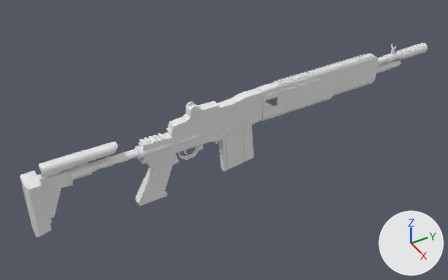
The Blender file Assets/Models/Mk14/Mk14.blend, before and after one commit.
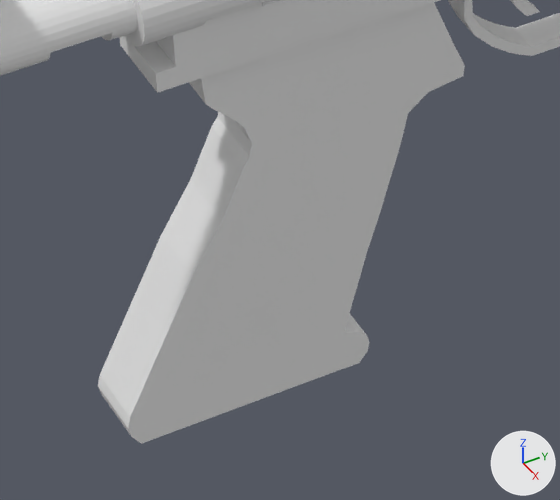
There are two pictures of each version: one whole from a 50 mm lens placed at (9.68, -6.17, 7.25), pointed at (0.09, -0.61, -0.46), one close up on the part from 28% to 42% of the width and 55% to 76% of the height. Lighting does not change. The marker at lower right points along +X, +Y and +Z.

Script lines for the objects in view, before the commit:
```python
me_cube_001 = bpy.data.meshes.new('Cube.001')
me_cube_001.from_pydata(...)  # 752 vertices, 750 faces; spans x -1.18..1.17, y -2.69..1.53, z -2.47..5.21
me_cube_002 = bpy.data.meshes.new('Cube.002')
me_cube_002.from_pydata(...)  # 2678 vertices, 2664 faces; spans x -1.24..1.24, y -7.46..1.07, z -2.64..1.17
me_cylinder = bpy.data.meshes.new('Cylinder')
me_cylinder.from_pydata(...)  # 512 vertices, 439 faces; spans x -1.01..1.01, y -1.01..1.01, z -1.0..10.06
ob_cube = bpy.data.objects.new('Cube', me_cube_001)
ob_cube.location = (0.241, -2.328, -0.808)
ob_cube.rotation_euler = (-0.348, 0.0, 0.0)  # degrees (-20, 0, 0)
ob_cube.scale = (0.0934, 0.22, 0.22)
ob_cube_002 = bpy.data.objects.new('Cube.002', me_cube_002)
ob_cube_002.location = (0.238, 2.68, 0.329)
ob_cube_002.scale = (0.108, 0.624, 0.312)
ob_cylinder = bpy.data.objects.new('Cylinder', me_cylinder)
ob_cylinder.location = (0.24, -3.856, 0.041)
ob_cylinder.rotation_euler = (1.571, 0.0, 0.0)  # degrees (90, 0, 0)
ob_cylinder.scale = (-0.143, -0.111, -0.196)
```
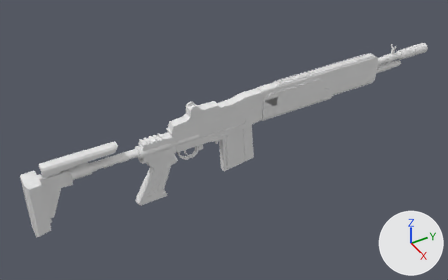
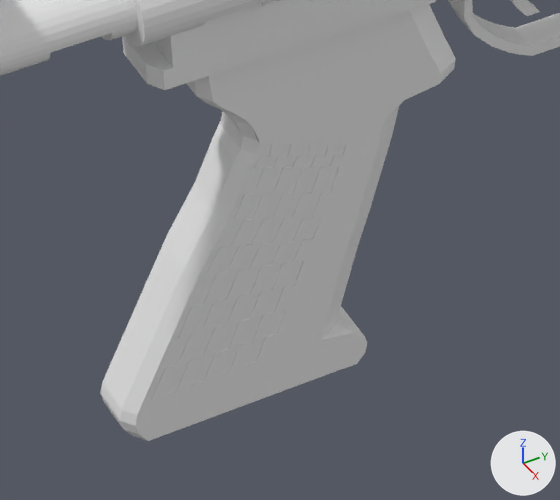
Location of each change, [x1, y1, x2, y2] in pixels of the close-ups (560 x 500 px):
'Cube', reshaped, moved: before [98, 0, 465, 444]; after [100, 0, 456, 441]
part 1 of me_cube_001, built on: before [98, 0, 465, 444]; after [107, 0, 456, 441]

The change in detail:
me_cube_001 is used by ob_cube; location (0.241, -2.328, -0.808); rotation (-0.348, 0.0, 0.0), in degrees (-20, 0, 0); scale (0.0934, 0.22, 0.22).
me_cube_001 had 752 vertices, 750 faces and spanned x -1.18..1.17, y -2.69..1.53, z -2.47..5.21.
me_cube_001 now has 1140 vertices, 1300 faces and spans x -1.18..1.17, y -2.69..1.53, z -2.47..5.21.
me_cube_001 part 1: 76 vertices moved from x -1.17..1.17, y -2.39..1.53, z -2.47..5.16 to x -1.17..1.17, y -2.28..1.28, z -2.43..5.06; 388 vertices added at x -1.0..1.0, y -1.36..1.0, z -1.89..1.49.
Object 'Cube' (ob_cube) moves from (0.241, -2.328, -0.808) to (0.241, -2.334, -0.808).
